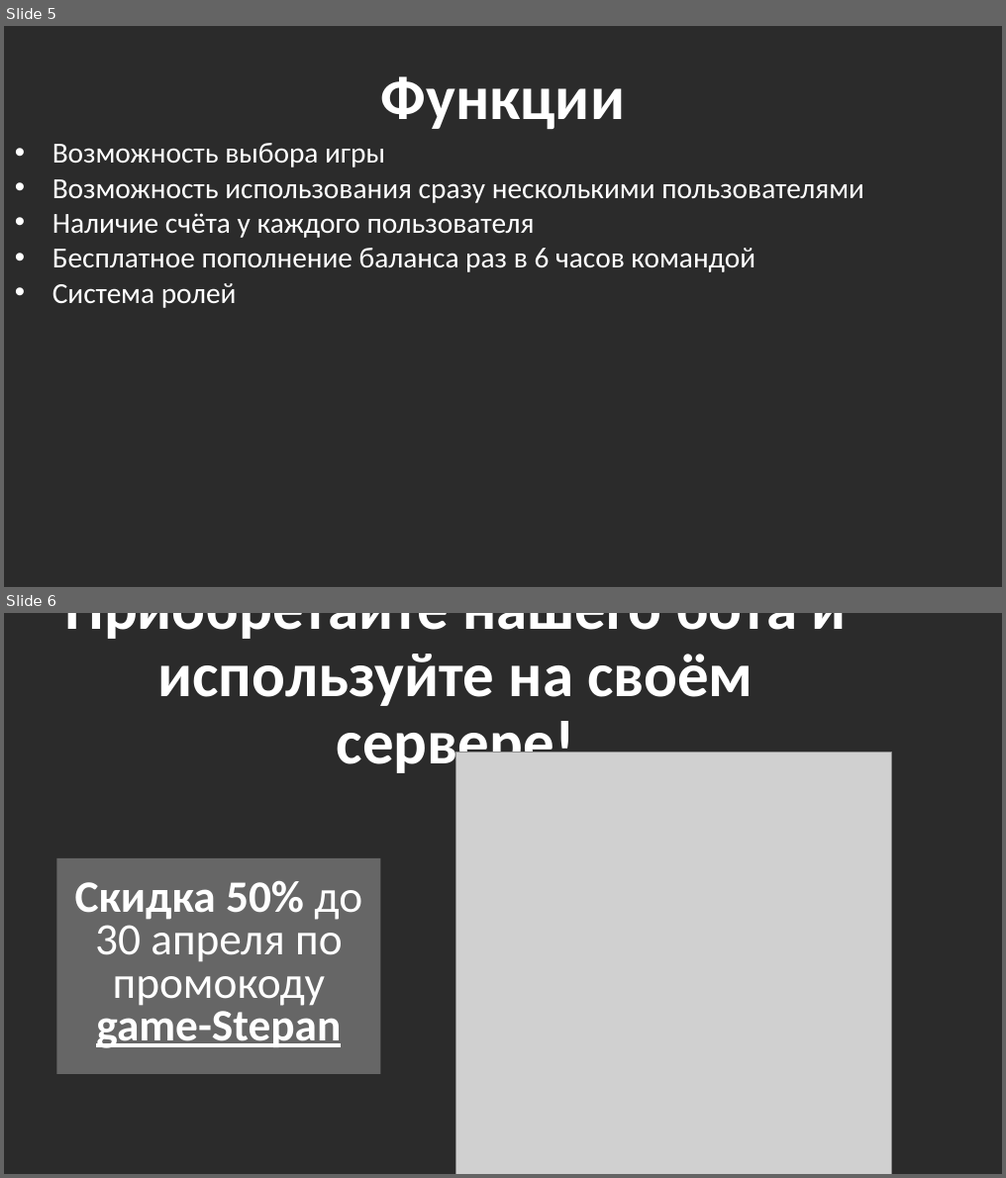
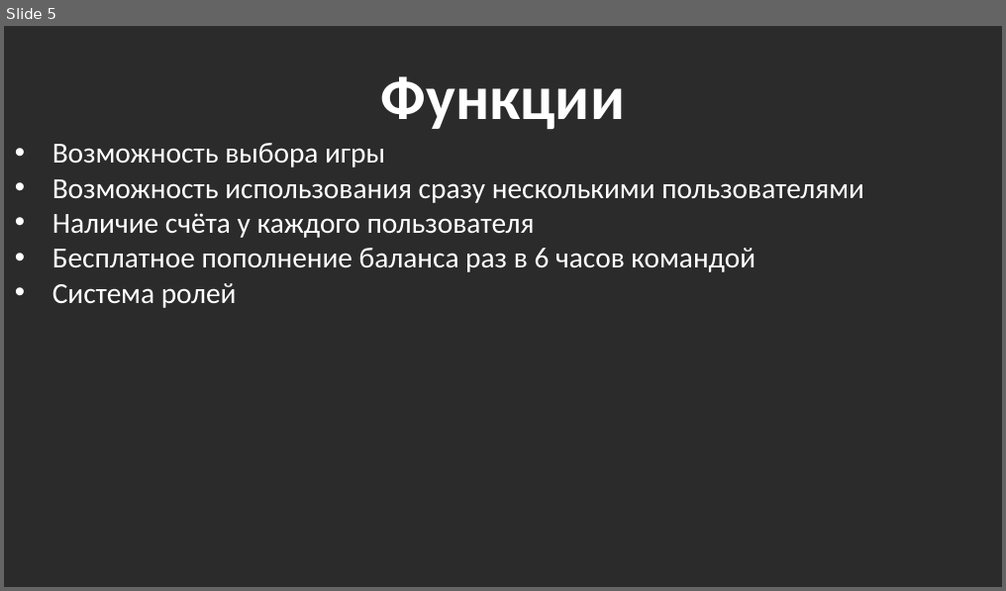
Before and after one commit to Vaeinsiedle/GameBot, a slide deck: презентация.pptx. Shown one above the other, each under a label of ours: slides 5 and 6 before the commit, slide 5 after it. The pictures are 1006x1178 and 1006x591 pixels, drawn with LibreOffice and Linux fonts; fonts in the diff are those of the drawing; grey boxes stand for pictures; background and template pictures are left out; a plain dark background stands for a picture behind light text. Boxes give left, top, right and bottom in pixels: in the first picture for what was removed or moved away, otherwise in the second. Text is boxed around its words. In the diff, an @@ line names an element or a change of style, - is before the commit and + after.

```diff
--- a/презентация.pptx
+++ b/презентация.pptx
@@ slide 6 removed at [4, 613, 1002, 1174], background picture (left out) @@
@@ title removed at [64, 613, 846, 779] @@
-Приобретайте нашего бота и используйте на своём сервере!
@@ picture removed at [456, 752, 892, 1174] @@
@@ rectangle removed at [57, 859, 381, 1075] @@
@@ text removed at [75, 881, 362, 1049] @@
-Скидка 50% до 30 апреля по промокоду game-Stepan
```
Also in this commit, not shown: 3 slides changed.
